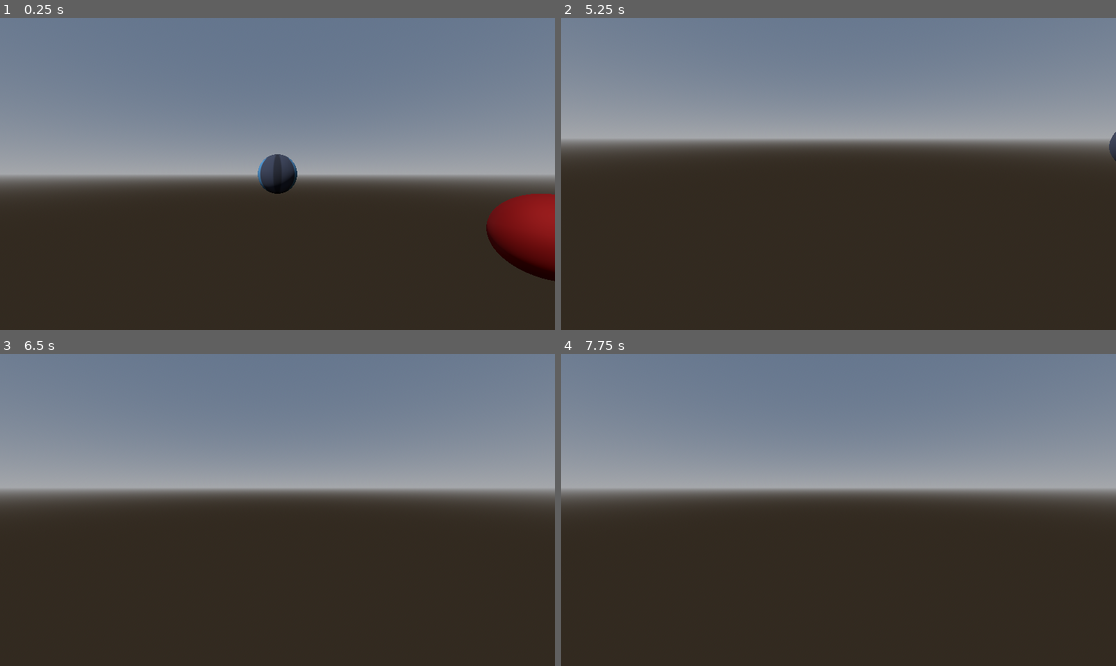
Above: before the commit, frames 1-4 (two rows, left to right).
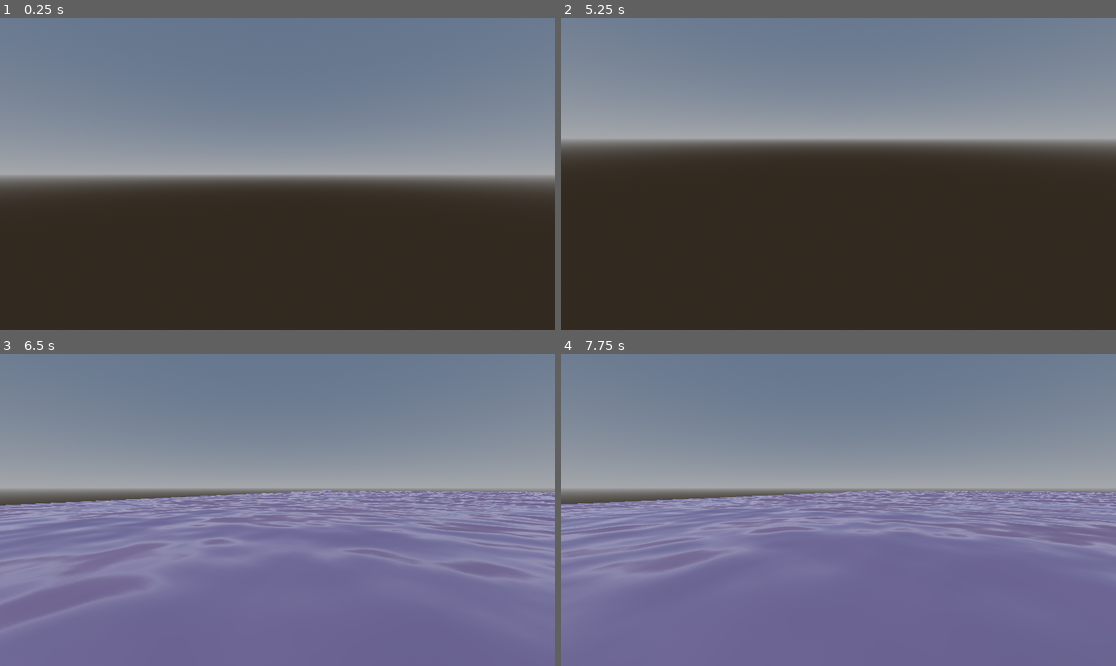
Above: after the commit, the same moments.

Repository: Nhanth123/shader-godot
Game: Godot game, scene res://scenes/spatial_shaders.tscn
The game is run twice, just before and just after one commit, with the same random seed, the same clock (stepped at 60 frames per second) and the same inputs. The engine's default icon, where the game draws it, is replaced by a stand-in: a white triangle on a blue panel in a dark square.
Inputs (mouse positions are in pixels of both pictures, inside the frame that each line leads up to):
- Up to frame 1 (0.25 s): no input
- Up to frame 2 (5.25 s): tap Enter at 0.5, 2.75, 4.25 s; move the mouse to (960, 158) at 0.52 s; hold D (move_right) 0.53-1.28 s; hold Right mouse button (camera_move_mode) 0.53-1.28 s; click (960, 158) at 0.67 s; move the mouse to (810, 174) at 1.27 s; hold W (move_forward) 1.28-2.03 s; tap Shift (camera_speed_up) at 1.35, 3.6 s; tap Space at 2, 3.5, 5 s; move the mouse to (894, 105) at 2.02 s; hold D (move_right) 2.03-2.78 s; click (894, 105) at 2.1 s; move the mouse to (810, 236) at 2.77 s; hold W (move_forward) 2.78-3.53 s; right-click (810, 236) at 2.85 s; click (810, 236) at 2.92 s; move the mouse to (1005, 220) at 3.52 s; hold A (move_left) 3.53-5.03 s; move the mouse to (672, 127) at 4.27 s; click (672, 127) at 4.35 s; move the mouse to (866, 174) at 5.02 s; hold S (move_backward) from 5.03 s (still down); hold Right mouse button (camera_move_mode) from 5.03 s (still down); click (866, 174) at 5.17 s
- Up to frame 3 (6.5 s): move the mouse to (255, 503) at 5.77 s; release S (move_backward) at 5.78 s; release Right mouse button (camera_move_mode) at 5.78 s; hold D (move_right) from 5.78 s (still down); tap Shift (camera_speed_up) at 5.85 s
- Up to frame 4 (7.75 s): move the mouse to (960, 494) at 6.52 s; release D (move_right) at 6.53 s; hold W (move_forward) 6.53-7.28 s; click (960, 494) at 6.6 s; move the mouse to (727, 525) at 7.27 s; hold D (move_right) from 7.28 s (still down); right-click (727, 525) at 7.35 s; click (727, 525) at 7.42 s

The runs differ from the first frame. In frame 1, 3.4% of the frame differs, in the area x 46-100%, y 43-85%; in frame 2, less than 0.1%; in frame 3, 55%; in frame 4, 55%, in the area x 0-100%, y 43-100%.

Commit message:
feature: water effect

Diff:
--- a/spatial_shaders/scenes/spatial_shaders.tscn
+++ b/spatial_shaders/scenes/spatial_shaders.tscn
@@ -1,10 +1,11 @@
-[gd_scene load_steps=13 format=3 uid="uid://lg3n8vkn5qi4"]
+[gd_scene load_steps=21 format=3 uid="uid://lg3n8vkn5qi4"]
 
 [ext_resource type="Script" uid="uid://dh7m8qoaeg3pl" path="res://scripts/spatial_shaders.gd" id="1_db346"]
 [ext_resource type="PackedScene" uid="uid://twg0tri4g6hr" path="res://scenes/camera_controller.tscn" id="1_p4cbf"]
 [ext_resource type="Shader" uid="uid://bguswpeoh5vs5" path="res://shaders/101.gdshader" id="3_8xyx0"]
 [ext_resource type="Texture2D" uid="uid://dq50v6s4drwd1" path="res://icon.svg" id="4_3ay5j"]
-[ext_resource type="Shader" uid="uid://dpeonkc3u0q3x" path="res://shaders/pdr.gdshader" id="5_2nhy8"]
+[ext_resource type="Shader" uid="uid://bsquhyrw4205d" path="res://shaders/vertex.gdshader" id="5_2nhy8"]
+[ext_resource type="Shader" uid="uid://c5omjv65gochq" path="res://shaders/water.gdshader" id="6_lcdmc"]
 
 [sub_resource type="ProceduralSkyMaterial" id="ProceduralSkyMaterial_7jfiy"]
 
@@ -24,15 +25,44 @@
 [sub_resource type="SphereMesh" id="SphereMesh_2nhy8"]
 material = SubResource("ShaderMaterial_3ay5j")
 
-[sub_resource type="ShaderMaterial" id="ShaderMaterial_lcdmc"]
+[sub_resource type="ShaderMaterial" id="ShaderMaterial_2nhy8"]
 render_priority = 0
 shader = ExtResource("5_2nhy8")
-shader_parameter/albedo = Color(0.623529, 0, 0, 1)
-shader_parameter/metallic = 0.589
-shader_parameter/roughness = 0.798
 
 [sub_resource type="SphereMesh" id="SphereMesh_3ay5j"]
-material = SubResource("ShaderMaterial_lcdmc")
+material = SubResource("ShaderMaterial_2nhy8")
+
+[sub_resource type="SphereMesh" id="SphereMesh_lcdmc"]
+material = SubResource("ShaderMaterial_2nhy8")
+
+[sub_resource type="PlaneMesh" id="PlaneMesh_2nhy8"]
+size = Vector2(10, 10)
+
+[sub_resource type="FastNoiseLite" id="FastNoiseLite_lcdmc"]
+
+[sub_resource type="NoiseTexture2D" id="NoiseTexture2D_324du"]
+seamless = true
+as_normal_map = true
+noise = SubResource("FastNoiseLite_lcdmc")
+
+[sub_resource type="FastNoiseLite" id="FastNoiseLite_324du"]
+frequency = 0.0243
+
+[sub_resource type="NoiseTexture2D" id="NoiseTexture2D_pmqqv"]
+seamless = true
+as_normal_map = true
+noise = SubResource("FastNoiseLite_324du")
+
+[sub_resource type="ShaderMaterial" id="ShaderMaterial_324du"]
+render_priority = 0
+shader = ExtResource("6_lcdmc")
+shader_parameter/albedo = Color(0.999951, 0.809548, 1, 1)
+shader_parameter/normalmap_text = SubResource("NoiseTexture2D_324du")
+shader_parameter/normalmap_text2 = SubResource("NoiseTexture2D_pmqqv")
+shader_parameter/direction1 = Vector2(1, 0)
+shader_parameter/direction2 = Vector2(0, 1)
+shader_parameter/scroll_speed1 = 0.03
+shader_parameter/scroll_speed2 = 0.02
 
 [node name="SpatialShaders" type="Node3D"]
 script = ExtResource("1_db346")
@@ -42,14 +72,31 @@
 
 [node name="DirectionalLight3D" type="DirectionalLight3D" parent="."]
 transform = Transform3D(0.80536, 0.463107, -0.370038, 0, 0.624234, 0.781237, 0.592787, -0.629177, 0.502733, 0, 3.69932, 0)
+visible = false
 
 [node name="CameraController" parent="." instance=ExtResource("1_p4cbf")]
 transform = Transform3D(1, 0, 0, 0, 1, 0, 0, 0, 1, 0, 0, 2.85299)
 
 [node name="SphereExample" type="MeshInstance3D" parent="."]
 transform = Transform3D(0.551413, 0, 0, 0, 0.551413, 0, 0, 0, 0.551413, 0, 0, 0)
+visible = false
 mesh = SubResource("SphereMesh_2nhy8")
 
 [node name="SphereExample2" type="MeshInstance3D" parent="."]
 transform = Transform3D(0.551413, 0, 0, 0, 0.551413, 0, 0, 0, 0.551413, 1.77462, -0.406606, 1.51043)
+visible = false
 mesh = SubResource("SphereMesh_3ay5j")
+
+[node name="SphereExample3" type="MeshInstance3D" parent="."]
+transform = Transform3D(0.551413, 0, 0, 0, 0.551413, 0, 0, 0, 0.551413, 2.68031, 1.34578, 1.51043)
+visible = false
+mesh = SubResource("SphereMesh_lcdmc")
+
+[node name="Water" type="MeshInstance3D" parent="."]
+transform = Transform3D(1, 0, 0, 0, 1, 0, 0, 0, 1, 0, 0.122431, 0)
+mesh = SubResource("PlaneMesh_2nhy8")
+surface_material_override/0 = SubResource("ShaderMaterial_324du")
+
+[node name="OmniLight3D" type="OmniLight3D" parent="."]
+transform = Transform3D(1, 0, 0, 0, 1, 0, 0, 0, 1, 0.449894, 0.877237, 0)
+visible = false
--- a/spatial_shaders/shaders/pdr.gdshader
+++ b/spatial_shaders/shaders/pdr.gdshader
@@ -1,4 +1,6 @@
 shader_type spatial;
+
+render_mode diffuse_toon, specular_toon;
 
 
 uniform vec3 albedo: source_color;
--- /dev/null
+++ b/spatial_shaders/shaders/vertex.gdshader
@@ -0,0 +1,7 @@
+shader_type spatial;
+
+
+void vertex()
+{
+	VERTEX  += vec3(sin(TIME), 0.0, 0.9);
+}
--- /dev/null
+++ b/spatial_shaders/shaders/water.gdshader
@@ -0,0 +1,27 @@
+shader_type spatial;
+
+uniform vec3 albedo: source_color = vec3(1.0);
+uniform sampler2D normalmap_text: repeat_enable, filter_linear;
+uniform sampler2D normalmap_text2: repeat_enable, filter_linear;
+
+uniform vec2 direction1 = vec2(1.0, 0.0);
+uniform vec2 direction2 = vec2(1.0, 0.0);
+
+uniform float scroll_speed1 : hint_range(0.0, 1.0) = 0.1;
+uniform float scroll_speed2 : hint_range(0.0, 1.0) = 0.1;
+
+void fragment()
+{
+	vec2 offset1 = scroll_speed1 * direction1 * TIME;
+	vec2 offset2 = scroll_speed1 * direction1 * TIME;
+
+	vec3 normal = texture(normalmap_text, UV + offset1).rgb;
+	vec3 normal2 = texture(normalmap_text, UV + offset1).rgb;
+
+	vec3 final_normal = mix(normal, normal2, 0.5);
+
+	NORMAL_MAP = final_normal;
+	ALBEDO = albedo;
+	METALLIC = 0.0;
+	ROUGHNESS = 0.01;
+}
Not shown, added: spatial_shaders/shaders/vertex.gdshader.uid
Not shown, added: spatial_shaders/shaders/water.gdshader.uid
